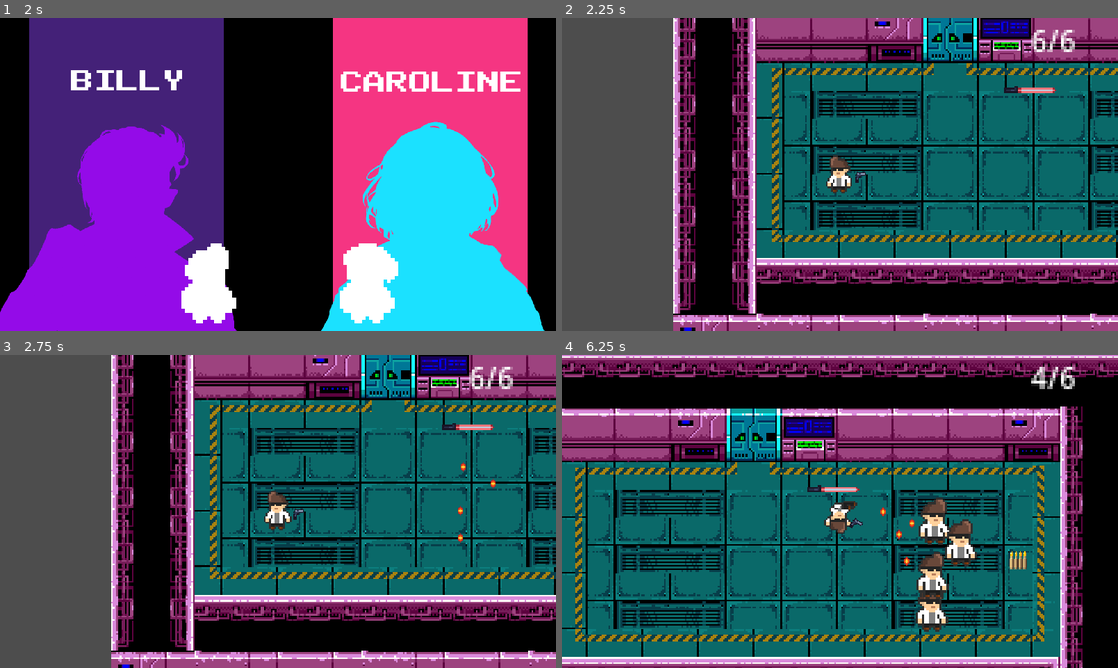
Above: before the commit, frames 1-4 (two rows, left to right).
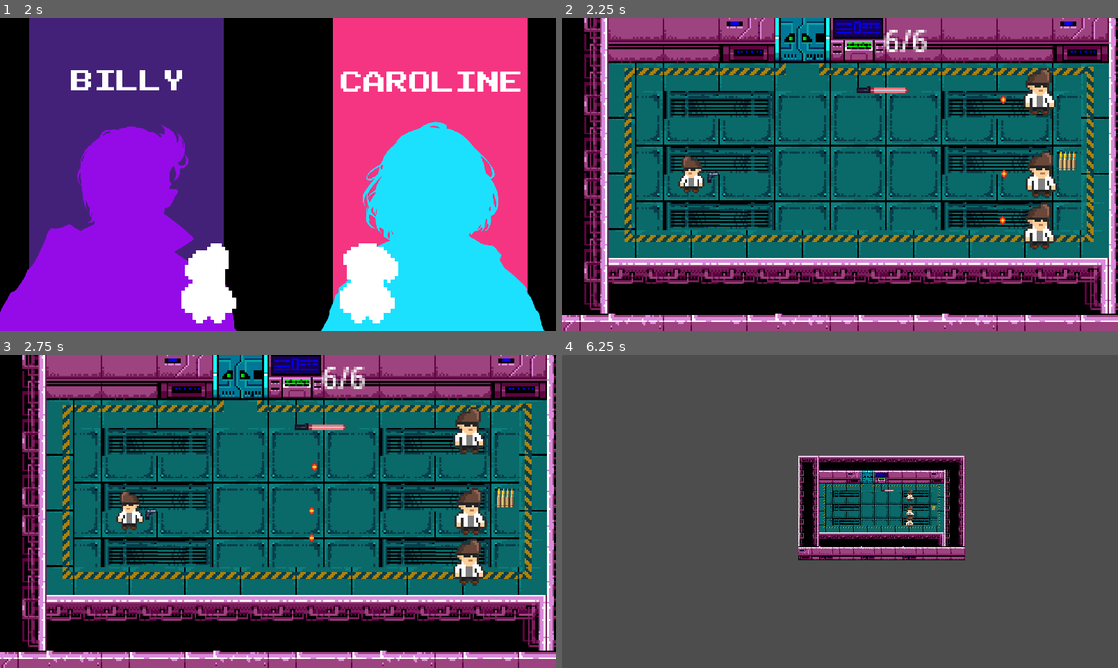
Above: after the commit, the same moments.

Repository: Pirraio/bulletwave
Game: Godot game, scene res://scenes/main.tscn
The game is run twice, just before and just after one commit, with the same random seed, the same clock (stepped at 60 frames per second) and the same inputs. Sound files missing from this copy of the repository are replaced by a short silence.
Inputs (mouse positions are in pixels of both pictures, inside the frame that each line leads up to):
- Up to frame 1 (2 s): click (278, 249) at 0.5 s; click (278, 249) at 1.25 s
- Up to frame 2 (2.25 s): click (689, 174) at 2 s
- Up to frame 3 (2.75 s): no input
- Up to frame 4 (6.25 s): move the mouse to (962, 495) at 2.77 s; hold D (move_right) 2.78-3.53 s; tap Space (dodge) at 2.85, 4.35, 5.85 s; move the mouse to (728, 527) at 3.52 s; hold S (move_down) 3.53-4.28 s; click (728, 527) at 3.6 s; move the mouse to (895, 442) at 4.27 s; hold D (move_right) 4.28-5.03 s; move the mouse to (812, 574) at 5.02 s; hold W (move_up) 5.03-5.78 s; click (812, 574) at 5.1 s; move the mouse to (1006, 558) at 5.77 s; hold A (move_left) from 5.78 s (still down)

Frame 1 is identical in both runs. In frame 2, 60% of the frame differs, in the area x 0-100%, y 0-100%; in frame 3, 60%; in frame 4, 98%.
Error after the commit: Invalid access to property or key 'global_position' on a base object of type 'Nil'. (res://scenes/enemy/enemy.gd:33)

Commit message:
fix: weapon look at bug

Diff:
--- a/project.godot
+++ b/project.godot
@@ -27,6 +27,7 @@
 [global_group]
 
 enemy=""
+player=""
 
 [input]
 
--- a/scenes/bullet.tscn
+++ b/scenes/bullet.tscn
@@ -5,17 +5,19 @@
 
 [sub_resource type="CapsuleShape2D" id="CapsuleShape2D_qtoll"]
 radius = 10.0
-height = 30.0
+height = 40.0
 
 [node name="Bullet" type="Area2D"]
 scale = Vector2(0.2, 0.2)
 script = ExtResource("1_mcjak")
 
 [node name="CollisionShape2D" type="CollisionShape2D" parent="."]
+position = Vector2(0, -1.37)
+scale = Vector2(0.82, 0.82)
 shape = SubResource("CapsuleShape2D_qtoll")
 
 [node name="Sprite2D" type="Sprite2D" parent="."]
-position = Vector2(10, -1.00974e-28)
+position = Vector2(6.605, 0)
 rotation = 1.5708
 scale = Vector2(3, 3)
 texture = ExtResource("2_g8xt1")
@@ -24,8 +26,9 @@
 frame = 884
 
 [node name="VisibleOnScreenNotifier2D" type="VisibleOnScreenNotifier2D" parent="."]
-position = Vector2(1.25, -1.25)
-scale = Vector2(1.375, 1.625)
+position = Vector2(3.46, 0)
+scale = Vector2(1, 1.625)
+rect = Rect2(-13.25, -10.895, 20, 20)
 
 [connection signal="body_entered" from="." to="." method="_on_body_entered"]
 [connection signal="screen_exited" from="VisibleOnScreenNotifier2D" to="." method="_on_visible_on_screen_notifier_2d_screen_exited"]
--- a/scenes/player_billy.tscn
+++ b/scenes/player_billy.tscn
@@ -285,7 +285,7 @@
 "red_lightsaber": SubResource("Animation_3mdk6")
 }
 
-[node name="PlayerBilly" type="CharacterBody2D"]
+[node name="PlayerBilly" type="CharacterBody2D" groups=["player"]]
 position = Vector2(522, 345)
 script = ExtResource("1_0s3vk")
 
@@ -307,7 +307,7 @@
 position = Vector2(0, -1.21593e-05)
 scale = Vector2(0.5, 0.5)
 
-[node name="Axis" type="Node2D" parent="Weapon"]
+[node name="Axis" type="Node2D" parent="Weapon" groups=["player"]]
 position = Vector2(0, 3.8147e-06)
 
 [node name="Sprite2D" type="Sprite2D" parent="Weapon/Axis"]
@@ -336,6 +336,7 @@
 
 [node name="Camera2D" type="Camera2D" parent="."]
 zoom = Vector2(4, 4)
+limit_left = 565
 script = ExtResource("9_je5op")
 
 [node name="AmmoCount" type="Label" parent="."]
--- a/scenes/world.tscn
+++ b/scenes/world.tscn
@@ -149,10 +149,6 @@
 position = Vector2(841, 312)
 scale = Vector2(0.11, 0.11)
 
-[node name="Enemy2" parent="." instance=ExtResource("6_hx2is")]
-position = Vector2(860, 332)
-scale = Vector2(0.11, 0.11)
-
 [node name="Enemy3" parent="." instance=ExtResource("6_hx2is")]
 position = Vector2(841, 390)
 scale = Vector2(0.11, 0.11)
--- a/scripts/bullet.gd
+++ b/scripts/bullet.gd
@@ -1,7 +1,7 @@
 extends Area2D
 
 @export var speed: float = 250.0
-@export var damage: int = 50
+@export var damage: int = 1
 var direction: Vector2
 
 func setup(dir: Vector2, speed=self.speed) -> void:
@@ -22,4 +22,9 @@
 
 
 func _on_body_entered(body):
+	if body.is_in_group("enemy"):
+		body.hurt(damage)
+	if body.is_in_group("player"):
+		body.hurt(damage)
+
 	queue_free()
--- a/scripts/player.gd
+++ b/scripts/player.gd
@@ -22,7 +22,7 @@
 
 func _input(event: InputEvent) -> void:
 	if event is InputEventMouseMotion:
-		changeWeaponRotation(event.position)
+		changeWeaponRotation(get_global_mouse_position())
 
 func _ready() -> void:
 	Input.set_custom_mouse_cursor(CROSSHAIR, Input.CURSOR_ARROW, Vector2(16, 16))
@@ -135,3 +135,11 @@
 	ammo_count.text = str(magazine)
 	ammo_count.text += "/"
 	ammo_count.text += str(ammo_left)
+
+func hurt(damage: int) -> void:
+
+	print("Player got hurt")
+	Global.health -= damage
+	if Global.health <= 0:
+		print("Player died")
+		queue_free()
